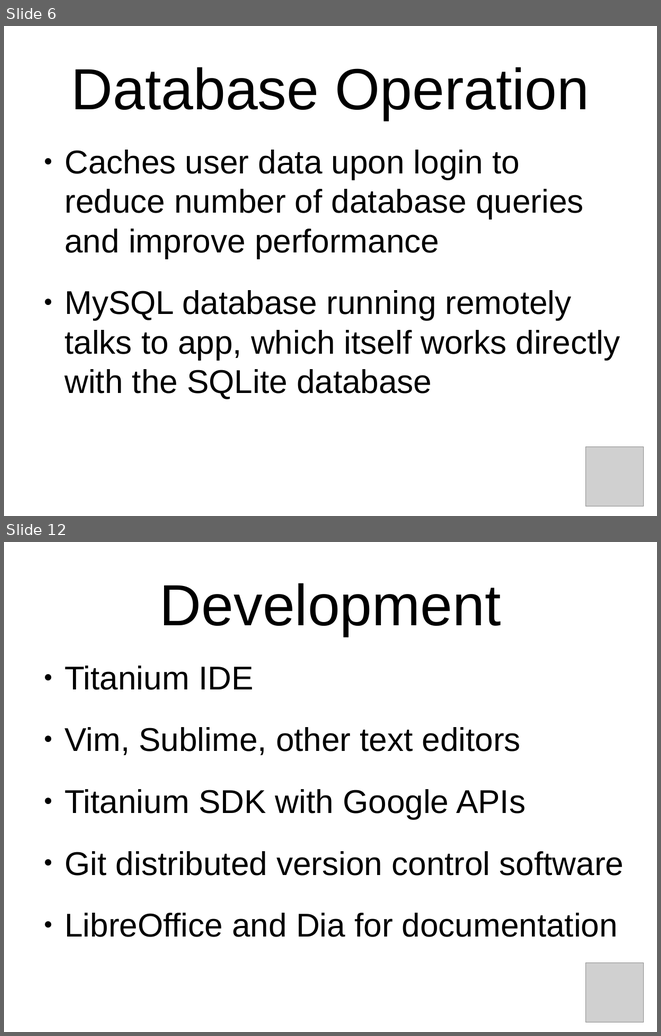
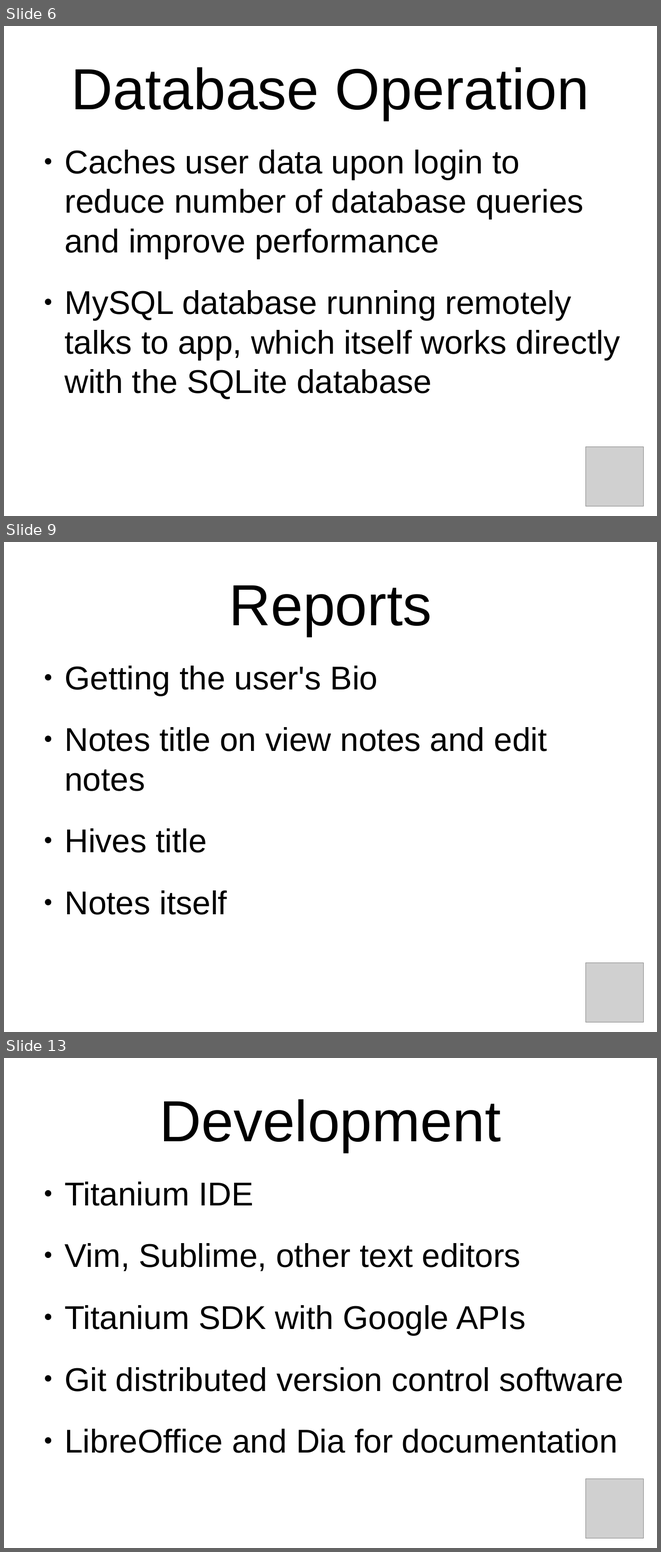
Before and after one commit to oddshocks/hivemind, a slide deck: docs/demo.odp. Shown one above the other, each under a label of ours: slides 6 and 12 before the commit, slides 6, 9 and 13 after it; the slides between them are not shown. The pictures are 661x1036 and 661x1552 pixels, drawn with LibreOffice and Linux fonts; fonts in the diff are those of the drawing; grey boxes stand for pictures; background and template pictures are left out. Boxes give left, top, right and bottom in pixels: in the first picture for what was removed or moved away, otherwise in the second. Text is boxed around its words. In the diff, an @@ line names an element or a change of style, - is before the commit and + after.

```diff
--- a/docs/demo.odp
+++ b/docs/demo.odp
@@ slide 9 added at box(4, 542, 657, 1032), background picture (left out) @@
@@ title added at box(229, 585, 432, 636), 70.4 pt, text #000000 @@
+Reports
@@ text added at box(64, 665, 547, 915), 40 pt, text #000000 @@
+● Getting the user's Bio
+● Notes title on view notes and edit notes
+● Hives title
+● Notes itself
@@ picture added at box(586, 963, 644, 1022) @@
@@ what was slide 12 is now slide 13 @@
```
Also in this commit, not shown: 3 slides changed, 3 other slides added, 3 slides removed, 1 other file.
